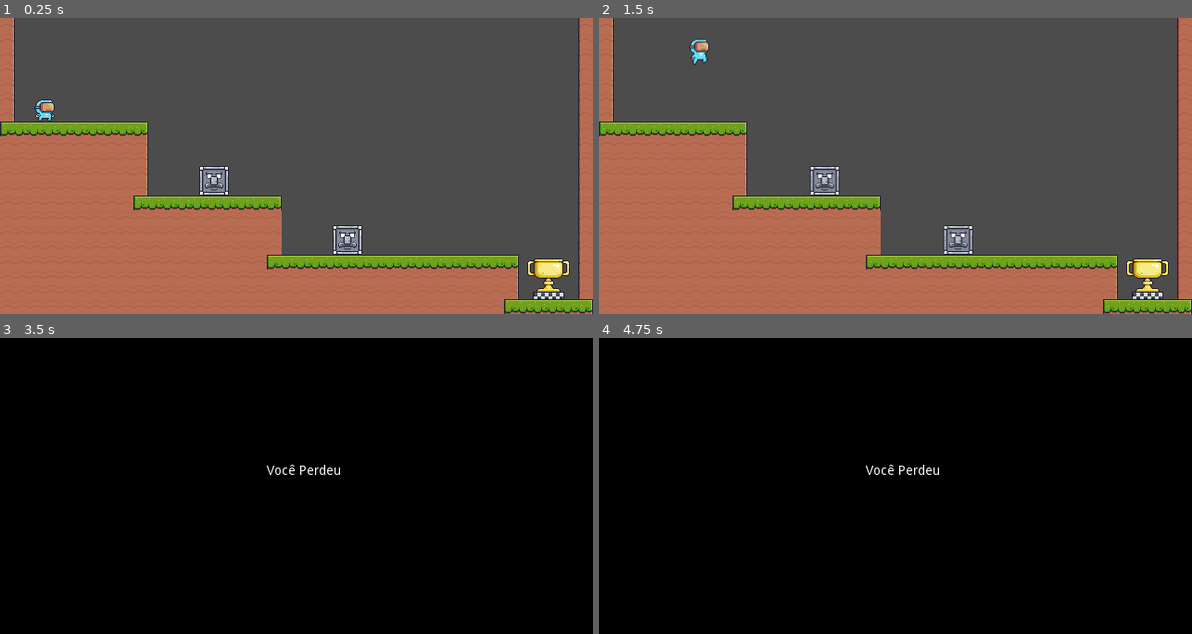
Above: before the commit, frames 1-4 (two rows, left to right).
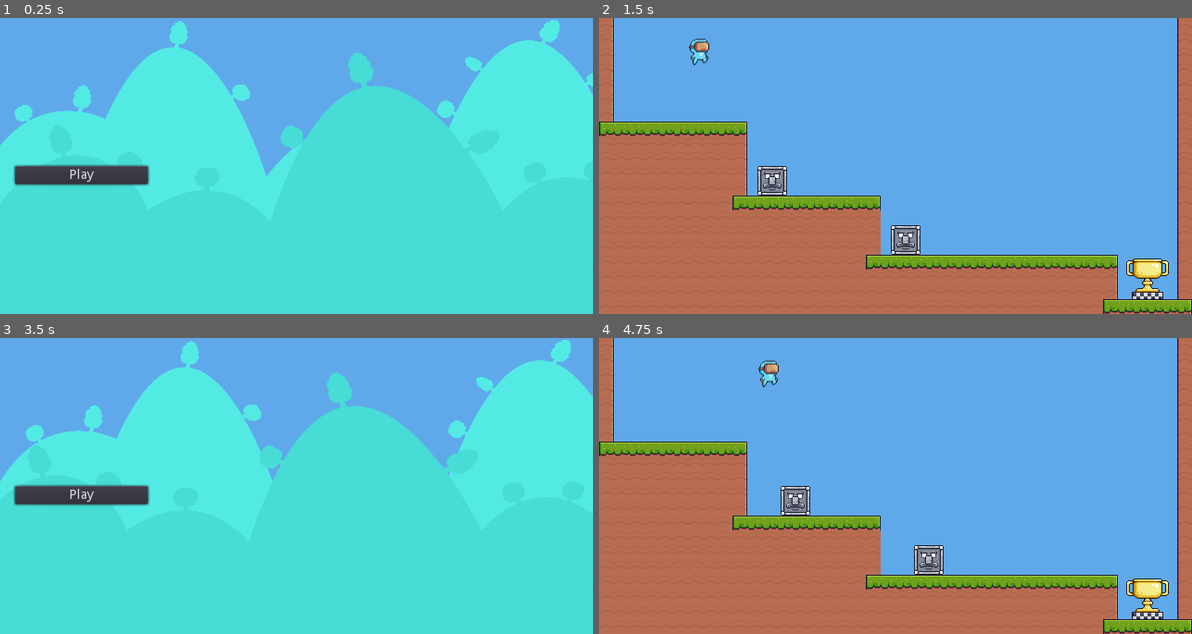
Above: after the commit, the same moments.

Repository: reisraff/2d-platform-demo
Game: Godot game, scene res://menu.tscn
The game is run twice, just before and just after one commit, with the same random seed, the same clock (stepped at 60 frames per second) and the same inputs. Before the commit the project starts from res://main.tscn.
Inputs (mouse positions are in pixels of both pictures, inside the frame that each line leads up to):
- Up to frame 1 (0.25 s): no input
- Up to frame 2 (1.5 s): click (682, 174) at 0.5 s, where only the run after the commit has a clickable "Play"; tap Enter (ui_accept) at 1.25 s; hold Right (ui_right) from 1.28 s (still down)
- Up to frame 3 (3.5 s): tap Enter (ui_accept) at 1.52, 2.27 s; release Right (ui_right) at 2.78 s; hold Left (ui_left) from 2.78 s (still down)
- Up to frame 4 (4.75 s): release Left (ui_left) at 3.5 s; click (682, 494) at 3.5 s, where only the run after the commit has a clickable "Play"; hold Right (ui_right) from 4.28 s (still down); tap Enter (ui_accept) at 4.52 s

The runs differ from the first frame. In frame 1, 100% of the frame differs, in the area x 0-100%, y 0-100%; in frame 2, 62%; in frame 3, 100%; in frame 4, 100%.

Commit message:
aula-5

Diff:
--- /dev/null
+++ b/lose.gd
@@ -0,0 +1,7 @@
+extends Node2D
+
+func _ready():
+	get_node("Timer").start()
+
+func _on_Timer_timeout():
+	get_tree().change_scene('res://menu.tscn')
--- a/lose.tscn
+++ b/lose.tscn
@@ -1,6 +1,9 @@
-[gd_scene format=2]
+[gd_scene load_steps=2 format=2]
+
+[ext_resource path="res://lose.gd" type="Script" id=1]
 
 [node name="Node2D" type="Node2D"]
+script = ExtResource( 1 )
 
 [node name="ColorRect" type="ColorRect" parent="."]
 margin_right = 640.0
@@ -15,3 +18,6 @@
 text = "Você Perdeu"
 align = 1
 valign = 1
+
+[node name="Timer" type="Timer" parent="."]
+[connection signal="timeout" from="Timer" to="." method="_on_Timer_timeout"]
--- /dev/null
+++ b/menu.gd
@@ -0,0 +1,8 @@
+extends Node2D
+
+func _ready():
+	get_node("animacao/Sprite/AnimationPlayer").play("default")
+	get_node("animacao/Sprite2/AnimationPlayer").play("default")
+
+func _on_play_pressed():
+	get_tree().change_scene('res://main.tscn')
--- /dev/null
+++ b/menu.tscn
@@ -0,0 +1,110 @@
+[gd_scene load_steps=6 format=2]
+
+[ext_resource path="res://menu.gd" type="Script" id=1]
+[ext_resource path="res://Back.png" type="Texture" id=2]
+[ext_resource path="res://Mid.png" type="Texture" id=3]
+
+[sub_resource type="Animation" id=1]
+resource_name = "default"
+length = 2.0
+loop = true
+tracks/0/type = "value"
+tracks/0/path = NodePath(".:position")
+tracks/0/interp = 1
+tracks/0/loop_wrap = true
+tracks/0/imported = false
+tracks/0/enabled = true
+tracks/0/keys = {
+"times": PoolRealArray( 0, 0.5, 1, 1.5, 2 ),
+"transitions": PoolRealArray( 1, 1, 1, 1, 1 ),
+"update": 0,
+"values": [ Vector2( -32, 0 ), Vector2( 0, 0 ), Vector2( -32, 0 ), Vector2( -64, 0 ), Vector2( -32, 0 ) ]
+}
+tracks/1/type = "value"
+tracks/1/path = NodePath(".:rotation_degrees")
+tracks/1/interp = 1
+tracks/1/loop_wrap = true
+tracks/1/imported = false
+tracks/1/enabled = true
+tracks/1/keys = {
+"times": PoolRealArray( 0, 0.5, 1, 1.5, 2 ),
+"transitions": PoolRealArray( 1, 1, 1, 1, 1 ),
+"update": 0,
+"values": [ 0.0, 0.0, 0.0, 0.0, 0.0 ]
+}
+
+[sub_resource type="Animation" id=2]
+resource_name = "default"
+length = 2.0
+loop = true
+tracks/0/type = "value"
+tracks/0/path = NodePath(".:position")
+tracks/0/interp = 1
+tracks/0/loop_wrap = true
+tracks/0/imported = false
+tracks/0/enabled = true
+tracks/0/keys = {
+"times": PoolRealArray( 0, 0.5, 1, 1.5, 2 ),
+"transitions": PoolRealArray( 1, 1, 1, 1, 1 ),
+"update": 0,
+"values": [ Vector2( -32, 0 ), Vector2( 0, 0 ), Vector2( -32, 0 ), Vector2( -64, 0 ), Vector2( -32, 0 ) ]
+}
+tracks/1/type = "value"
+tracks/1/path = NodePath(".:rotation_degrees")
+tracks/1/interp = 1
+tracks/1/loop_wrap = true
+tracks/1/imported = false
+tracks/1/enabled = true
+tracks/1/keys = {
+"times": PoolRealArray( 0, 0.5, 1, 1.5, 2 ),
+"transitions": PoolRealArray( 1, 1, 1, 1, 1 ),
+"update": 0,
+"values": [ 0.0, 0.0, 0.0, 0.0, 0.0 ]
+}
+
+[node name="Node2D" type="Node2D"]
+script = ExtResource( 1 )
+__meta__ = {
+"_edit_horizontal_guides_": [ 256.0 ],
+"_edit_vertical_guides_": [ 0.0, 640.0, 16.0, 160.0 ]
+}
+
+[node name="animacao" type="Node2D" parent="."]
+editor/display_folded = true
+
+[node name="Sprite" type="Sprite" parent="animacao"]
+editor/display_folded = true
+position = Vector2( -11.8807, 0 )
+scale = Vector2( 0.34375, 0.3125 )
+texture = ExtResource( 2 )
+centered = false
+
+[node name="AnimationPlayer" type="AnimationPlayer" parent="animacao/Sprite"]
+playback_speed = 0.5
+anims/default = SubResource( 1 )
+
+[node name="Sprite2" type="Sprite" parent="animacao"]
+editor/display_folded = true
+position = Vector2( -38.9879, 0 )
+scale = Vector2( 0.34375, 0.3125 )
+texture = ExtResource( 3 )
+centered = false
+
+[node name="AnimationPlayer" type="AnimationPlayer" parent="animacao/Sprite2"]
+anims/default = SubResource( 2 )
+
+[node name="Control" type="Control" parent="."]
+margin_left = 16.0
+margin_top = 160.0
+margin_right = 160.0
+margin_bottom = 256.0
+
+[node name="VBoxContainer" type="VBoxContainer" parent="Control"]
+margin_right = 144.0
+margin_bottom = 96.0
+
+[node name="play" type="Button" parent="Control/VBoxContainer"]
+margin_right = 144.0
+margin_bottom = 20.0
+text = "Play"
+[connection signal="pressed" from="Control/VBoxContainer/play" to="." method="_on_play_pressed"]
--- a/project.godot
+++ b/project.godot
@@ -16,7 +16,7 @@
 [application]
 
 config/name="2d-platform-demo"
-run/main_scene="res://main.tscn"
+run/main_scene="res://menu.tscn"
 config/icon="res://icon.png"
 
 [display]
@@ -26,4 +26,5 @@
 
 [rendering]
 
+environment/default_clear_color=Color( 0.376471, 0.666667, 0.92549, 1 )
 environment/default_environment="res://default_env.tres"
--- /dev/null
+++ b/win.gd
@@ -0,0 +1,7 @@
+extends Node2D
+
+func _ready():
+	get_node('Timer').start()
+
+func _on_Timer_timeout():
+	get_tree().change_scene('res://menu.tscn')
--- a/win.tscn
+++ b/win.tscn
@@ -1,6 +1,9 @@
-[gd_scene format=2]
+[gd_scene load_steps=2 format=2]
+
+[ext_resource path="res://win.gd" type="Script" id=1]
 
 [node name="Node2D" type="Node2D"]
+script = ExtResource( 1 )
 
 [node name="ColorRect" type="ColorRect" parent="."]
 margin_right = 640.0
@@ -15,3 +18,6 @@
 text = "Você ganhou!"
 align = 1
 valign = 1
+
+[node name="Timer" type="Timer" parent="."]
+[connection signal="timeout" from="Timer" to="." method="_on_Timer_timeout"]
Binary file added: Back.png
Not shown, added: Back.png.import
Binary file added: Mid.png
Not shown, added: Mid.png.import
